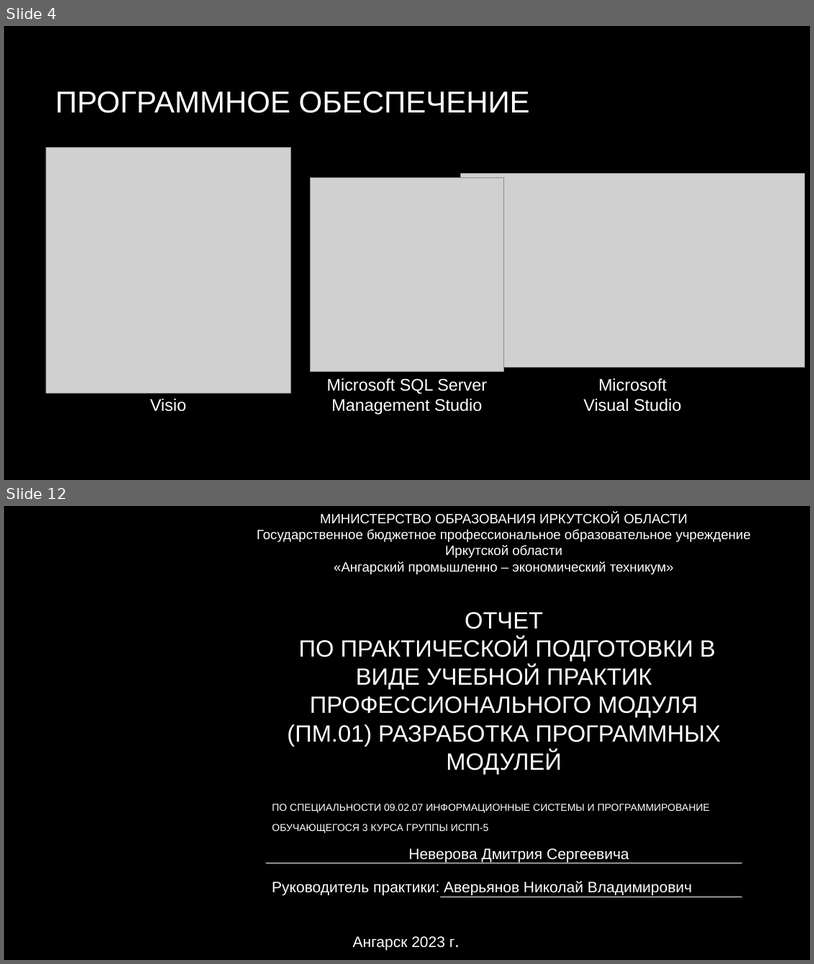
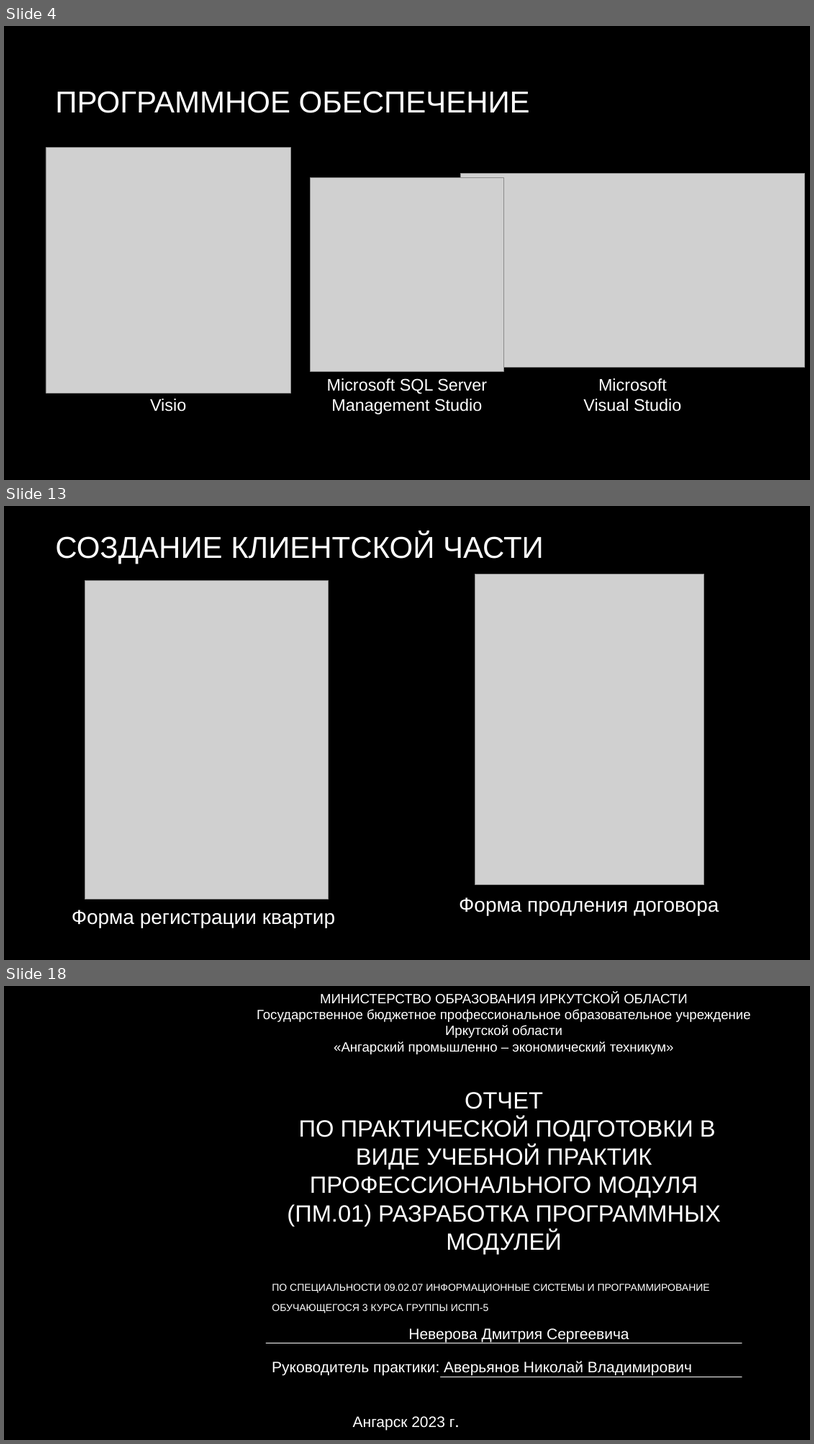
Before and after one commit to APET138/ISPP-5, a slide deck: Охрана квартир.pptx. Shown one above the other, each under a label of ours: slides 4 and 12 before the commit, slides 4, 13 and 18 after it; the slides between them are not shown. The pictures are 814x964 and 814x1444 pixels, drawn with LibreOffice and Linux fonts; fonts in the diff are those of the drawing; grey boxes stand for pictures; background and template pictures are left out. Boxes give left, top, right and bottom in pixels: in the first picture for what was removed or moved away, otherwise in the second. Text is boxed around its words. In the diff, an @@ line names an element or a change of style, - is before the commit and + after.

```diff
--- a/Охрана квартир.pptx
+++ b/Охрана квартир.pptx
@@ slide 13 added at box(4, 506, 810, 960), background picture (left out) @@
@@ title added at box(55, 534, 544, 564), 36 pt, text #FFFFFF @@
+СОЗДАНИЕ КЛИЕНТСКОЙ ЧАСТИ
@@ picture added at box(85, 580, 328, 899) @@
@@ picture added at box(476, 574, 705, 884) @@
@@ text added at box(72, 909, 335, 928), 24 pt, text #FFFFFF @@
+Форма регистрации квартир
@@ text added at box(459, 897, 719, 915), 24 pt, text #FFFFFF @@
+Форма продления договора
@@ what was slide 12 is now slide 18 @@
```
Also in this commit, not shown: 7 slides changed, 7 other slides added, 2 slides removed, 2 other files.
